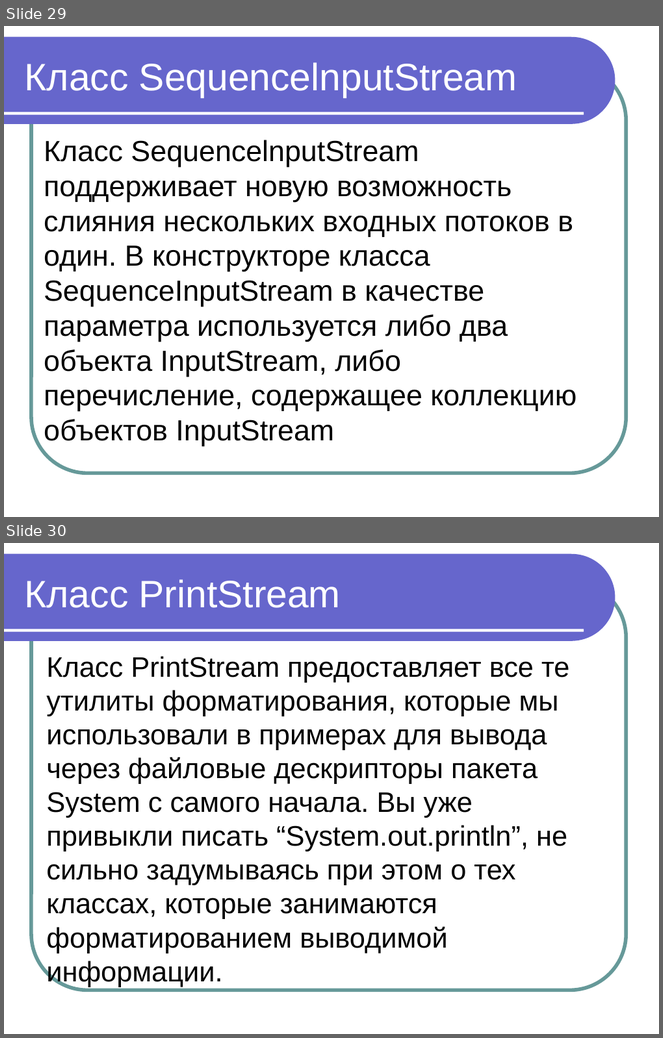
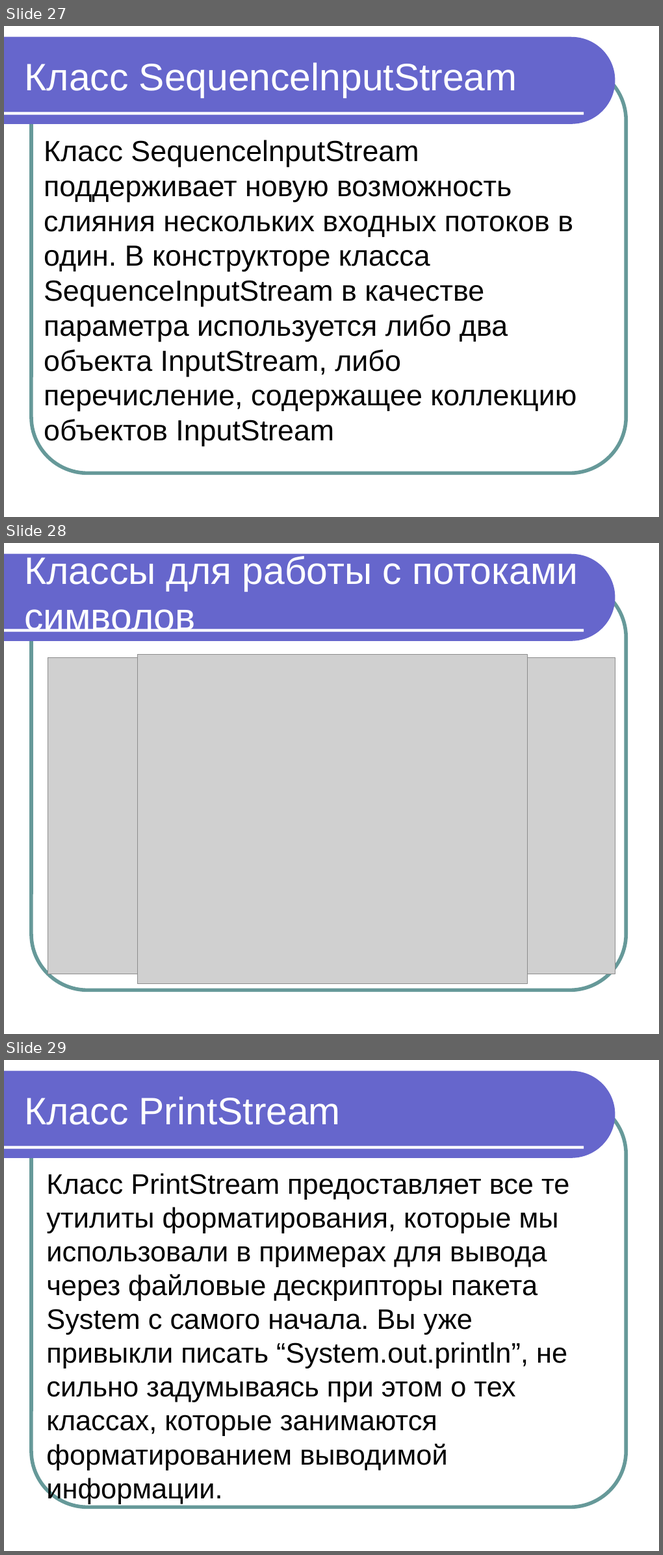
Before and after one commit to maxchv/JavaLessons, a slide deck: Lesson12/Modul 10 Rabota s faylami.ppt. Shown one above the other, each under a label of ours: slides 29 and 30 before the commit, slides 27, 28 and 29 after it. The pictures are 663x1038 and 663x1555 pixels, drawn with LibreOffice and Linux fonts; fonts in the diff are those of the drawing; grey boxes stand for pictures. Boxes give left, top, right and bottom in pixels: in the first picture for what was removed or moved away, otherwise in the second. Text is boxed around its words. In the diff, an @@ line names an element or a change of style, - is before the commit and + after.

Commit message:
Добавлены примеры программ для работы с потоками

```diff
--- a/Lesson12/Modul 10 Rabota s faylami.ppt
+++ b/Lesson12/Modul 10 Rabota s faylami.ppt
@@ slide 28 added at [4, 543, 659, 1034], background #FFFFFF; not listed: 3 template elements that a slide beside it also shows @@
@@ title added at [24, 553, 578, 632], 42 pt, text #FFFFFF @@
+Классы для работы с потоками символов
@@ picture added at [48, 657, 615, 974] @@
@@ picture added at [138, 654, 527, 984] @@
@@ what was slide 29 is now slide 27 @@
@@ what was slide 30 is now slide 29 @@
```
Also in this commit, not shown: 1 slide changed, 7 other files.
